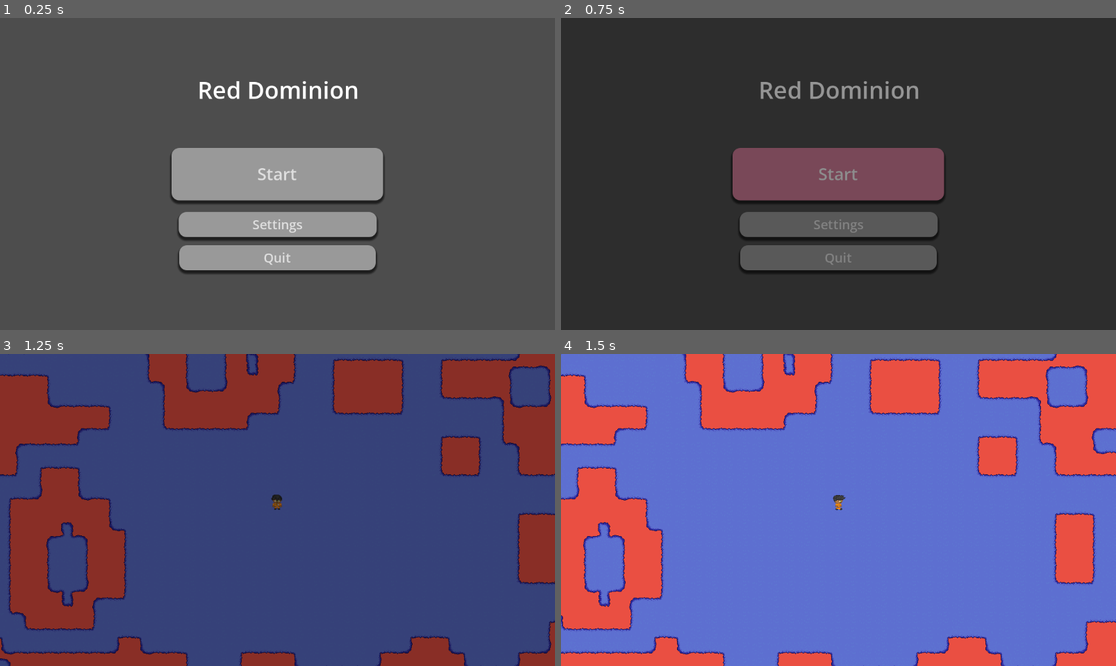
Above: before the commit, frames 1-4 (two rows, left to right).
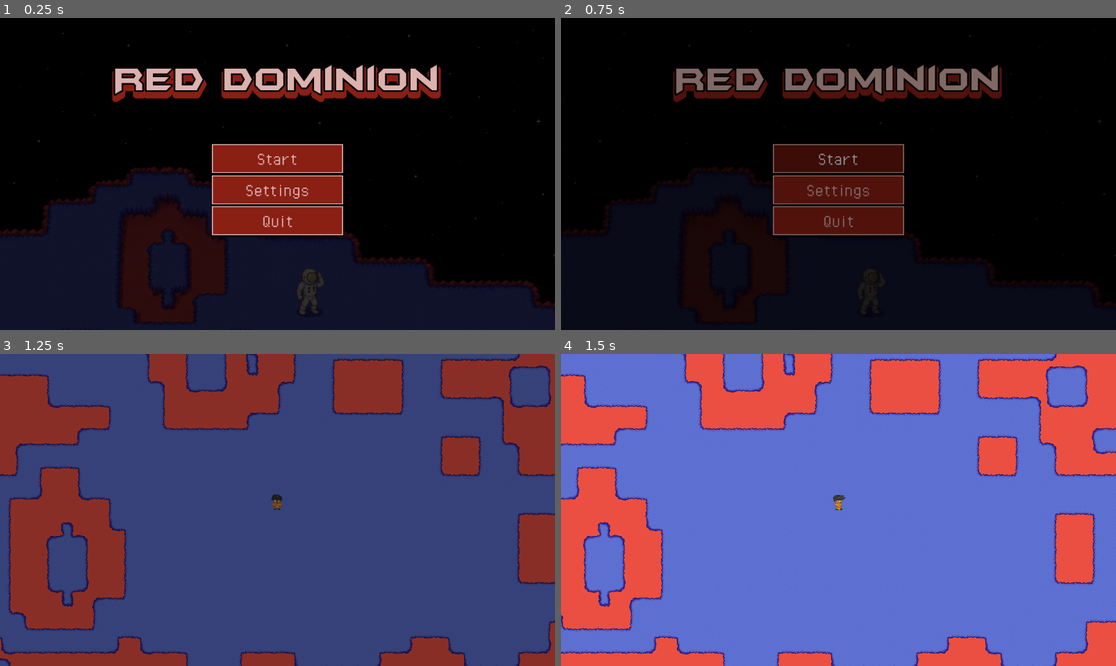
Above: after the commit, the same moments.

Repository: JeremelleV/C230-Nighthawks
Game: Godot game, scene res://scenes/main/main_menu.tscn
Two runs of this game, one before a commit and one after it. Both use one fixed random seed, a clock stepped at 60 frames per second and the inputs below.
Inputs:
- Up to frame 1 (0.25 s): no input
- Up to frame 2 (0.75 s): click "Start" at 0.5 s
- Up to frame 3 (1.25 s): no input
- Up to frame 4 (1.5 s): tap Enter (ui_accept) at 1.25 s; hold D (right) from 1.28 s (still down); tap T at 1.35 s

The runs differ from the first frame. In frame 1, 99% of the frame differs, in the area x 0-100%, y 0-100%; in frame 2, 98%; in frame 3, nothing differs; in frame 4, nothing differs.

Commit message:
styled main menu screen

Diff:
--- a/scenes/main/main_menu.tscn
+++ b/scenes/main/main_menu.tscn
@@ -1,34 +1,43 @@
 [gd_scene format=3 uid="uid://d4jw7n6f4oll8"]
 
 [ext_resource type="Script" uid="uid://7iiyoym6afj8" path="res://scripts/elements/main_menu.gd" id="1_sd5it"]
+[ext_resource type="FontFile" uid="uid://blxo7ienbbt5q" path="res://assets/ui/fonts/batmfa__.ttf" id="2_byqcc"]
+[ext_resource type="Texture2D" uid="uid://dg4bpbnl56qys" path="res://assets/ui/placeholder_main_menu_background_1.png" id="2_w6ykx"]
+[ext_resource type="FontFile" uid="uid://bcvfhp67mv8pw" path="res://assets/ui/fonts/PixelOperator.ttf" id="4_w6ykx"]
 
-[sub_resource type="StyleBoxTexture" id="StyleBoxTexture_1i17u"]
+[sub_resource type="StyleBoxTexture" id="StyleBoxTexture_hiibk"]
+texture = ExtResource("2_w6ykx")
+modulate_color = Color(0.2159017, 0.21590173, 0.2159017, 1)
 
 [sub_resource type="StyleBoxFlat" id="StyleBoxFlat_sd5it"]
-corner_radius_top_left = 16
-corner_radius_top_right = 16
-corner_radius_bottom_right = 16
-corner_radius_bottom_left = 16
-shadow_size = 5
-shadow_offset = Vector2(0, 5)
+bg_color = Color(0.5411765, 0.12156863, 0.078431375, 1)
+border_width_left = 2
+border_width_top = 2
+border_width_right = 2
+border_width_bottom = 2
+border_color = Color(0.8627451, 0.69803923, 0.68235296, 1)
+shadow_size = 3
+shadow_offset = Vector2(0, 3)
 
-[sub_resource type="StyleBoxFlat" id="StyleBoxFlat_5vafy"]
-bg_color = Color(0.4313402, 0.43134028, 0.43134007, 1)
-corner_radius_top_left = 16
-corner_radius_top_right = 16
-corner_radius_bottom_right = 16
-corner_radius_bottom_left = 16
-shadow_size = 5
-shadow_offset = Vector2(0, 5)
+[sub_resource type="StyleBoxFlat" id="StyleBoxFlat_w6ykx"]
+bg_color = Color(0.4070458, 0.08176155, 0.04833261, 1)
+border_width_left = 2
+border_width_top = 2
+border_width_right = 2
+border_width_bottom = 2
+border_color = Color(0.8627451, 0.69803923, 0.68235296, 1)
+shadow_size = 3
+shadow_offset = Vector2(0, 3)
 
-[sub_resource type="StyleBoxFlat" id="StyleBoxFlat_byqcc"]
-bg_color = Color(0.8127795, 0.4858482, 0.59380126, 1)
-corner_radius_top_left = 16
-corner_radius_top_right = 16
-corner_radius_bottom_right = 16
-corner_radius_bottom_left = 16
-shadow_size = 5
-shadow_offset = Vector2(0, 5)
+[sub_resource type="StyleBoxFlat" id="StyleBoxFlat_hiibk"]
+bg_color = Color(0.4070458, 0.08176155, 0.04833261, 1)
+border_width_left = 2
+border_width_top = 2
+border_width_right = 2
+border_width_bottom = 2
+border_color = Color(0.8627451, 0.69803923, 0.68235296, 1)
+shadow_size = 3
+shadow_offset = Vector2(0, 3)
 
 [node name="main_menu" type="Control" unique_id=857176783]
 layout_mode = 3
@@ -47,7 +56,7 @@
 grow_horizontal = 2
 grow_vertical = 2
 mouse_filter = 2
-theme_override_styles/panel = SubResource("StyleBoxTexture_1i17u")
+theme_override_styles/panel = SubResource("StyleBoxTexture_hiibk")
 
 [node name="game_title" type="Label" parent="." unique_id=1706870687]
 layout_mode = 1
@@ -56,13 +65,20 @@
 anchor_top = 0.5
 anchor_right = 0.5
 anchor_bottom = 0.5
-offset_left = -209.0
-offset_top = -226.0
-offset_right = 212.0
-offset_bottom = -123.0
+offset_left = -337.0
+offset_top = -248.0
+offset_right = 338.0
+offset_bottom = -145.0
 grow_horizontal = 2
 grow_vertical = 2
-theme_override_font_sizes/font_size = 49
+theme_override_colors/font_color = Color(0.8627451, 0.69803923, 0.68235296, 1)
+theme_override_colors/font_shadow_color = Color(0.5411765, 0.12156863, 0.078431375, 1)
+theme_override_colors/font_outline_color = Color(0, 0, 0, 1)
+theme_override_constants/shadow_offset_y = 10
+theme_override_constants/outline_size = 14
+theme_override_constants/shadow_outline_size = 28
+theme_override_fonts/font = ExtResource("2_byqcc")
+theme_override_font_sizes/font_size = 75
 text = "Red Dominion"
 horizontal_alignment = 1
 vertical_alignment = 1
@@ -74,22 +90,19 @@
 anchor_top = 0.5
 anchor_right = 0.5
 anchor_bottom = 0.5
-offset_left = -219.625
-offset_top = -54.375
-offset_right = 219.625
-offset_bottom = 54.375
+offset_left = -136.0
+offset_top = -62.0
+offset_right = 136.0
+offset_bottom = -2.0
 grow_horizontal = 2
 grow_vertical = 2
 size_flags_vertical = 3
-theme_override_font_sizes/font_size = 35
+theme_override_colors/font_color = Color(0.8627451, 0.69803923, 0.68235296, 1)
+theme_override_fonts/font = ExtResource("4_w6ykx")
+theme_override_font_sizes/font_size = 41
 theme_override_styles/normal = SubResource("StyleBoxFlat_sd5it")
-theme_override_styles/normal_mirrored = SubResource("StyleBoxFlat_sd5it")
-theme_override_styles/pressed = SubResource("StyleBoxFlat_5vafy")
-theme_override_styles/pressed_mirrored = SubResource("StyleBoxFlat_sd5it")
-theme_override_styles/hover = SubResource("StyleBoxFlat_byqcc")
-theme_override_styles/hover_mirrored = SubResource("StyleBoxFlat_sd5it")
-theme_override_styles/hover_pressed = SubResource("StyleBoxFlat_sd5it")
-theme_override_styles/hover_pressed_mirrored = SubResource("StyleBoxFlat_sd5it")
+theme_override_styles/pressed = SubResource("StyleBoxFlat_w6ykx")
+theme_override_styles/hover = SubResource("StyleBoxFlat_hiibk")
 text = "Start"
 
 [node name="button_settings" type="Button" parent="." unique_id=352599529]
@@ -99,47 +112,41 @@
 anchor_top = 0.5
 anchor_right = 0.5
 anchor_bottom = 0.5
-offset_left = -205.0
-offset_top = 79.0
-offset_right = 206.0
-offset_bottom = 131.0
+offset_left = -136.0
+offset_top = 3.0
+offset_right = 136.0
+offset_bottom = 63.0
 grow_horizontal = 2
 grow_vertical = 2
 size_flags_vertical = 3
-theme_override_font_sizes/font_size = 27
+theme_override_colors/font_color = Color(0.8627451, 0.69803923, 0.68235296, 1)
+theme_override_fonts/font = ExtResource("4_w6ykx")
+theme_override_font_sizes/font_size = 41
 theme_override_styles/normal = SubResource("StyleBoxFlat_sd5it")
-theme_override_styles/normal_mirrored = SubResource("StyleBoxFlat_sd5it")
-theme_override_styles/pressed = SubResource("StyleBoxFlat_5vafy")
-theme_override_styles/pressed_mirrored = SubResource("StyleBoxFlat_sd5it")
-theme_override_styles/hover = SubResource("StyleBoxFlat_byqcc")
-theme_override_styles/hover_mirrored = SubResource("StyleBoxFlat_sd5it")
-theme_override_styles/hover_pressed = SubResource("StyleBoxFlat_sd5it")
-theme_override_styles/hover_pressed_mirrored = SubResource("StyleBoxFlat_sd5it")
+theme_override_styles/pressed = SubResource("StyleBoxFlat_w6ykx")
+theme_override_styles/hover = SubResource("StyleBoxFlat_hiibk")
 text = "Settings"
 
 [node name="button_quit" type="Button" parent="." unique_id=1196093645]
 layout_mode = 1
-anchors_preset = 7
+anchors_preset = 8
 anchor_left = 0.5
-anchor_top = 1.0
+anchor_top = 0.5
 anchor_right = 0.5
-anchor_bottom = 1.0
-offset_left = -204.0
-offset_top = -176.0
-offset_right = 204.0
-offset_bottom = -124.0
+anchor_bottom = 0.5
+offset_left = -136.0
+offset_top = 67.0
+offset_right = 136.0
+offset_bottom = 127.0
 grow_horizontal = 2
-grow_vertical = 0
+grow_vertical = 2
 size_flags_vertical = 3
-theme_override_font_sizes/font_size = 27
+theme_override_colors/font_color = Color(0.8627451, 0.69803923, 0.68235296, 1)
+theme_override_fonts/font = ExtResource("4_w6ykx")
+theme_override_font_sizes/font_size = 41
 theme_override_styles/normal = SubResource("StyleBoxFlat_sd5it")
-theme_override_styles/normal_mirrored = SubResource("StyleBoxFlat_sd5it")
-theme_override_styles/pressed = SubResource("StyleBoxFlat_5vafy")
-theme_override_styles/pressed_mirrored = SubResource("StyleBoxFlat_sd5it")
-theme_override_styles/hover = SubResource("StyleBoxFlat_byqcc")
-theme_override_styles/hover_mirrored = SubResource("StyleBoxFlat_sd5it")
-theme_override_styles/hover_pressed = SubResource("StyleBoxFlat_sd5it")
-theme_override_styles/hover_pressed_mirrored = SubResource("StyleBoxFlat_sd5it")
+theme_override_styles/pressed = SubResource("StyleBoxFlat_w6ykx")
+theme_override_styles/hover = SubResource("StyleBoxFlat_hiibk")
 text = "Quit"
 
 [connection signal="pressed" from="button_start" to="." method="_on_button_start_pressed"]
Not shown, removed: assets/ui/blank.txt
Binary file added: assets/ui/fonts/Minecraftia-Regular.ttf
Not shown, added: assets/ui/fonts/Minecraftia-Regular.ttf.import
Binary file added: assets/ui/fonts/Pix32.ttf
Not shown, added: assets/ui/fonts/Pix32.ttf.import
Binary file added: assets/ui/fonts/PixelOperator.ttf
Not shown, added: assets/ui/fonts/PixelOperator.ttf.import
Not shown, added: assets/ui/fonts/STRIGER.ttf.import
Binary file added: assets/ui/fonts/batmfa__.ttf
Not shown, added: assets/ui/fonts/batmfa__.ttf.import
Binary file added: assets/ui/placeholder_main_menu_background.png
Not shown, added: assets/ui/placeholder_main_menu_background.png.import
(and 2 more such lines)
